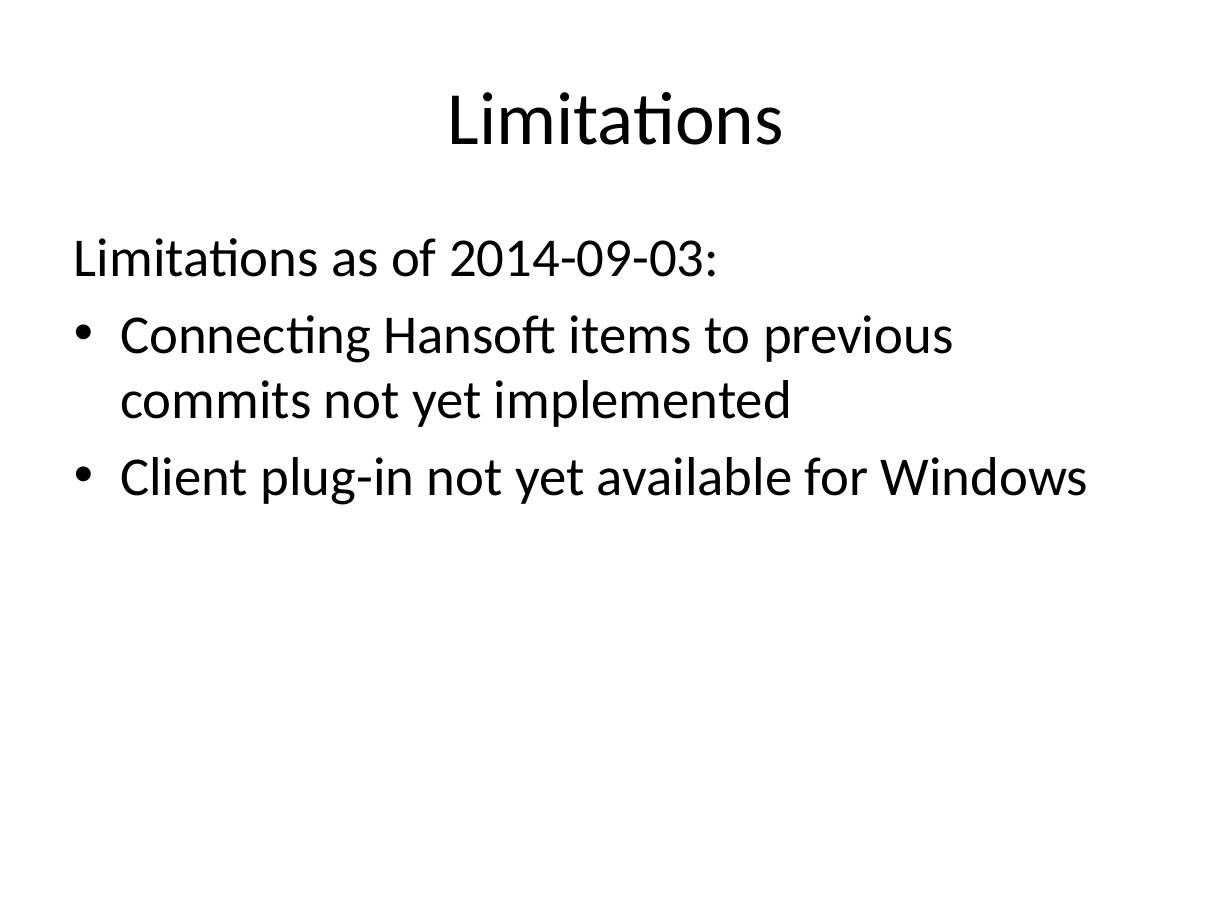
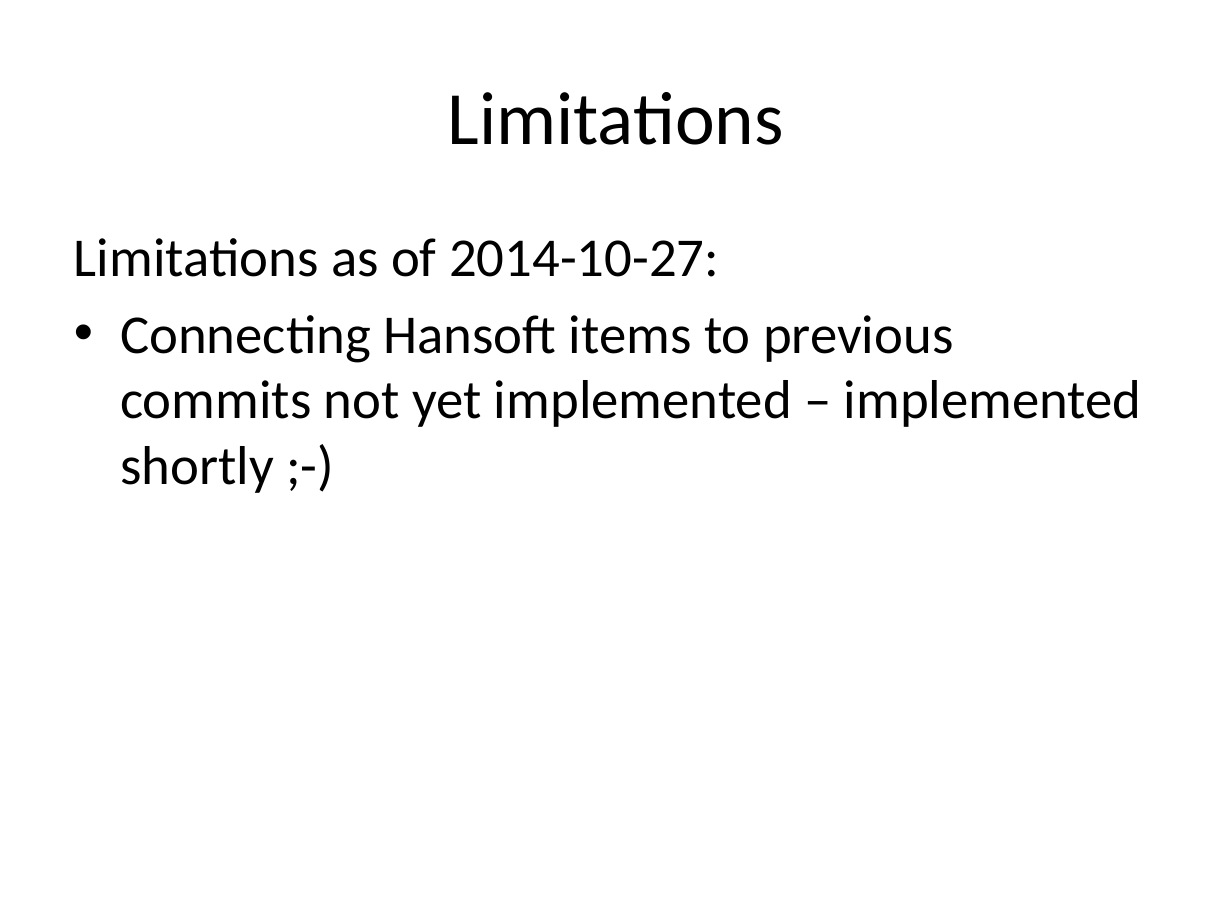
Before and after one commit to FindOut/hansoft-svn, a slide deck: slide 9 of HansoftSVN Integration Overview.pptx (slide 8 before the commit). Drawn at 1232x924 pixels with LibreOffice and Linux fonts; fonts in the diff are those of the drawing. Boxes give left, top, right and bottom in pixels: in the first picture for what was removed or moved away, otherwise in the second. Text is boxed around its words. In the diff, an @@ line names an element or a change of style, - is before the commit and + after.

Commit message:
Makes UC4 (post annotate Hansoft Item) work on OSX.

```diff
--- a/HansoftSVN Integration Overview.pptx
+++ b/HansoftSVN Integration Overview.pptx
@@ text at [74, 238, 1142, 493]: text changed @@
-Limitations as of 2014-09-03:
-• Connecting Hansoft items to previous commits not yet implemented
-• Client plug-in not yet available for Windows
+Limitations as of 2014-10-27:
+• Connecting Hansoft items to previous commits not yet implemented – implemented shortly ;-)
```
Also in this commit, not shown: 3 other slides changed, 1 slide added, 8 other files.
